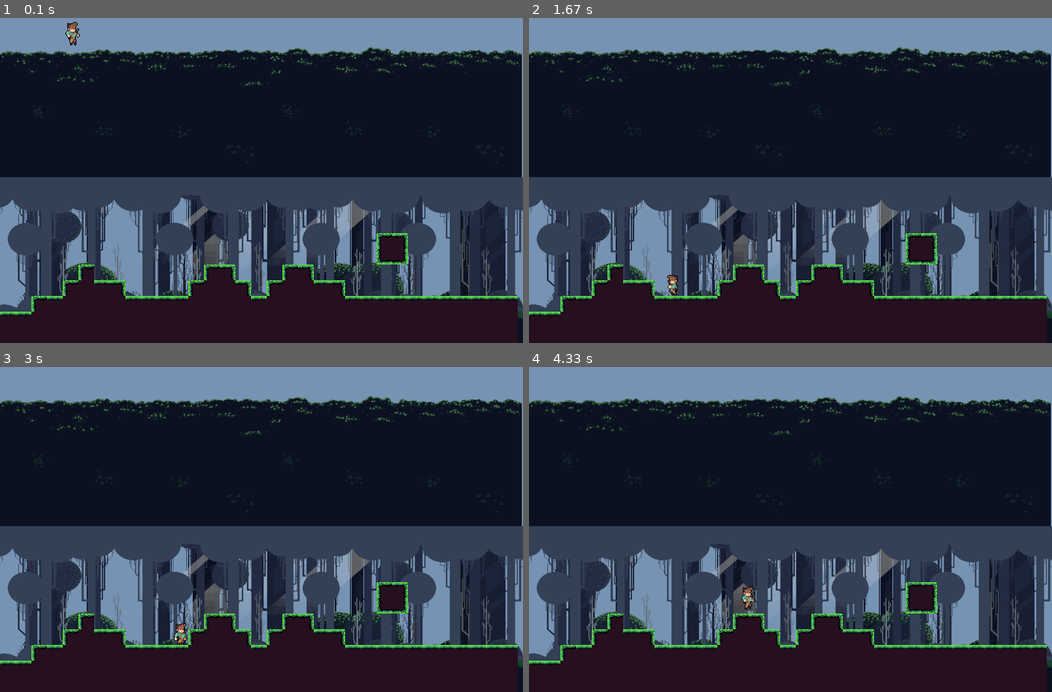
Above: before the commit, frames 1-4 (two rows, left to right).
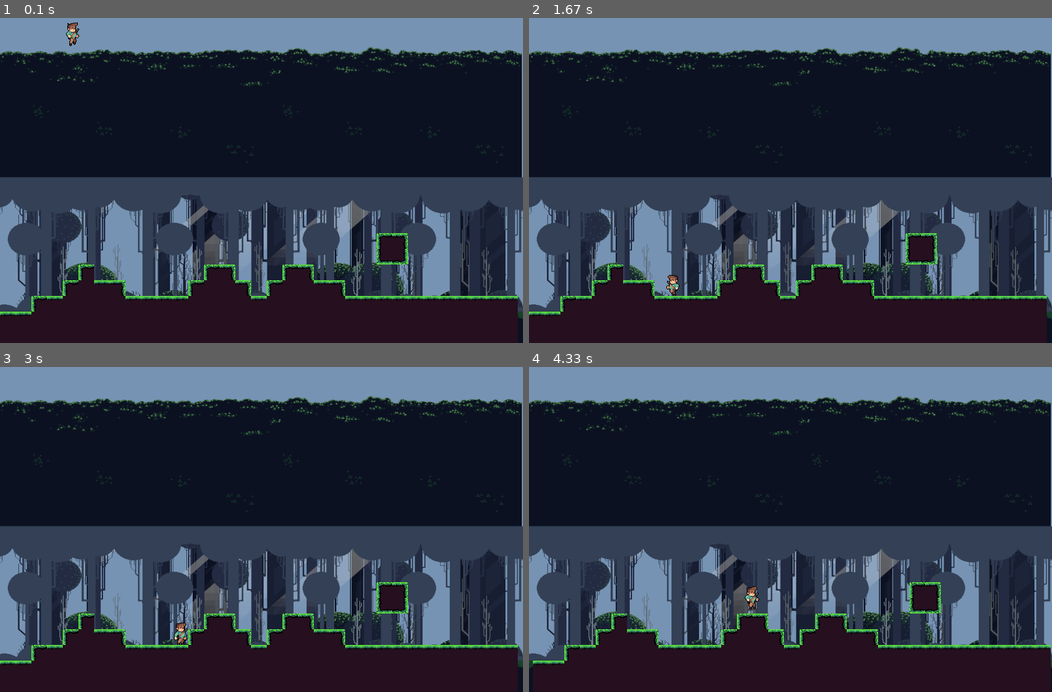
Above: after the commit, the same moments.

Repository: Rtizie/pygamerpg
Game: pygame game, started from main.py
The game is run twice, just before and just after one commit, with the same random seed, the same clock (stepped at 60 frames per second) and the same inputs.
Inputs:
- Up to frame 1 (0.1 s): no input
- Up to frame 2 (1.67 s): hold Right 0.33-0.8 s; hold Right 0.83-1.3 s; hold Left from 1.33 s (still down)
- Up to frame 3 (3 s): release Left at 1.87 s; hold Right 2.33-2.97 s
- Up to frame 4 (4.33 s): hold Left 3-3.47 s; tap Space at 3.07, 3.37, 3.57, 3.87, 4.07 s; hold Right 3.5-3.97 s; hold Right from 4 s (still down)

The runs differ from the first frame. In frame 1, less than 0.1% of the frame differs, in the area x 12-16%, y 1-9%; in frame 2, less than 0.1%; in frame 3, less than 0.1%; in frame 4, 2.0%, in the area x 0-100%, y 66-100%.

Commit message:
Camera, Animations fix

Diff:
--- a/map.py
+++ b/map.py
@@ -45,6 +45,21 @@
     def draw_background(self):
         self.screen.blit(BACKGROUND,(0,0))
 
+    def scroll_x(self):
+        player = self.player
+        player_x = player.rect.centerx
+        direction_x = player.direction.x
+
+        if player_x < self.screen.get_width() / 4 and direction_x < 0:
+            self.world_shift = 3
+            player.speed = 0
+        elif player_x > self.screen.get_width() - (self.screen.get_width() / 4) and direction_x > 0:
+            self.world_shift = -3
+            player.speed = 0
+        else:
+            self.world_shift = 0
+            player.speed = 3
+
 
     def __init__(self,player):
         self.player = player
@@ -88,8 +103,9 @@
             player.on_ceiling = False
 
     def update(self):
+        self.scroll_x()
         self.vertical_collision_check()
         self.horizontal_collision_check()
         self.draw_background()
         for tile in self.tiles:
-            tile.update()
+            tile.update(self.world_shift)
--- a/player.py
+++ b/player.py
@@ -8,6 +8,7 @@
 
     gravity_float = 0.6
     speed = 3
+    anim_speed = 0.15
     jump_speed = -10.5
     on_ground = False
     on_ceiling = False
@@ -37,6 +38,7 @@
             full_path = character_path + animation
             self.animations[animation] = import_folder(full_path)
 
+
     def gravity(self):
         self.direction.y += self.gravity_float
         self.rect.y += self.direction.y
@@ -61,7 +63,7 @@
         animation = self.animations[self.status]
 
         # loop over frame index
-        self.frame_index += speed
+        self.frame_index += self.anim_speed
         if self.frame_index >= len(animation):
             self.frame_index = 0
 
--- a/support.py
+++ b/support.py
@@ -5,9 +5,10 @@
 	surface_list = []
 
 	for _,__,img_files in walk(path):
-		for image in img_files:
+		for image in sorted(img_files):
 			full_path = path + '/' + image
-			image_surf = pygame.image.load(full_path).convert_alpha()
+			image_surf = pygame.image.load(full_path)
 			surface_list.append(image_surf)
+			print(image)
 
 	return surface_list
--- a/tile.py
+++ b/tile.py
@@ -15,5 +15,6 @@
         self.area = self.screen.get_rect()
 
 
-    def update(self):
+    def update(self,x_shift):
+        self.rect.x += x_shift
         self.screen.blit(self.image,self.rect)
Renamed: Assets/Character/idle/idle_1.gif -> Assets/Character/idle/0.gif
Renamed: Assets/Character/idle/idle_2.gif -> Assets/Character/idle/1.gif
Renamed: Assets/Character/idle/idle_3.gif -> Assets/Character/idle/2.gif
Renamed: Assets/Character/idle/idle_4.gif -> Assets/Character/idle/3.gif
Renamed: Assets/Character/idle/idle_5.gif -> Assets/Character/idle/4.gif
Renamed: Assets/Character/idle/idle_6.gif -> Assets/Character/idle/5.gif
Renamed: Assets/Character/idle/idle_7.gif -> Assets/Character/idle/6.gif
Renamed: Assets/Character/idle/idle_8.gif -> Assets/Character/idle/7.gif
Renamed: Assets/Character/idle/idle_9.gif -> Assets/Character/idle/8.gif
Renamed: Assets/Character/idle/idle_10.gif -> Assets/Character/idle/9.gif
Renamed: Assets/Character/idle/idle_11.gif -> Assets/Character/idle/91.gif
Renamed: Assets/Character/idle/idle_12.gif -> Assets/Character/idle/92.gif
